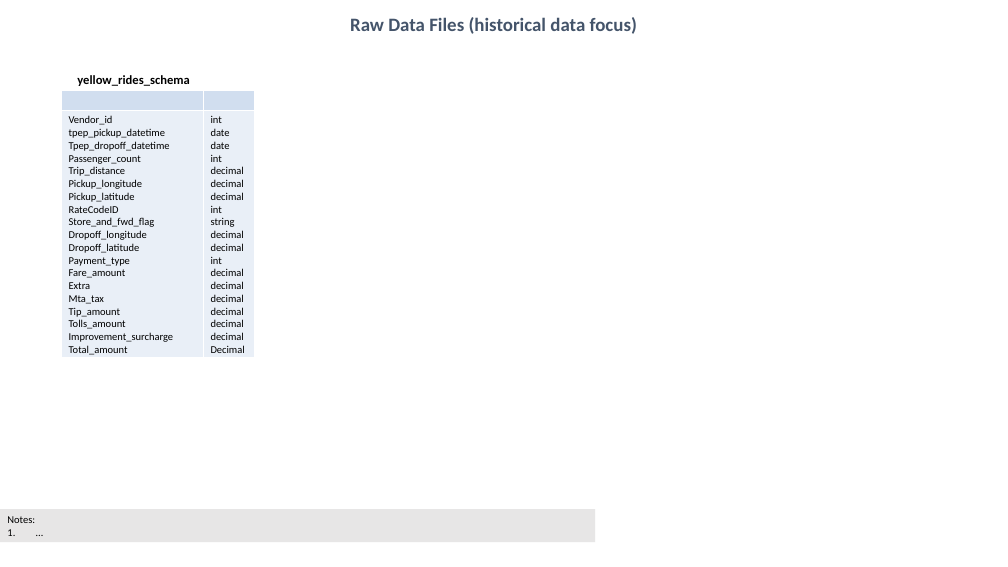
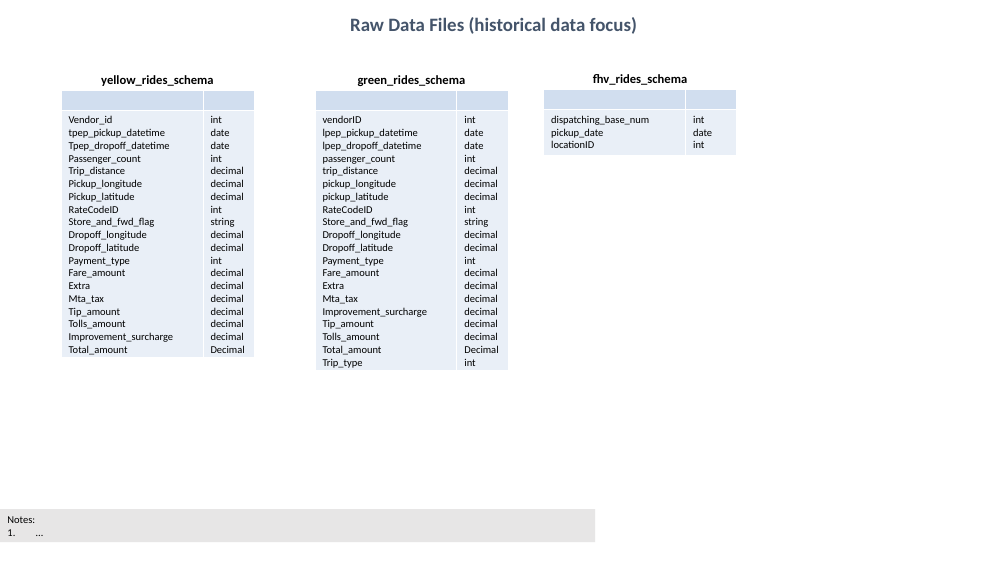
Before and after one commit to blakkan/CabStuff, a slide deck: slide 1 of Taxi-Weather-ERD-20161104.pptx. Drawn at 1008x567 pixels with LibreOffice and Linux fonts; fonts in the diff are those of the drawing. Boxes give left, top, right and bottom in pixels: in the first picture for what was removed or moved away, otherwise in the second. Text is boxed around its words. In the diff, an @@ line names an element or a change of style, - is before the commit and + after.

Commit message:
updates to erd

```diff
--- a/Taxi-Weather-ERD-20161104.pptx
+++ b/Taxi-Weather-ERD-20161104.pptx
@@ text "yellow_rides_schema": place and size @@
-text "yellow_rides_schema" at <box>77,75,189,86</box>
+text "yellow_rides_schema" at <box>101,75,213,86</box>
@@ text added at <box>358,75,466,86</box>, 12 pt, text #000000, bold @@
+green_rides_schema
@@ table added at <box>544,89,737,155</box>, 2 rows, 2 columns @@
+ | 
+dispatching_base_num pickup_date / locationID | int / date / int
@@ text added at <box>593,74,687,85</box>, 12 pt, text #000000, bold @@
+fhv_rides_schema
@@ table added at <box>315,90,509,372</box>, 2 rows, 2 columns @@
+ | 
+vendorID / lpep_pickup_datetime / lpep_dropoff_datetime / passenger_count / trip_distance / pickup_longitude / pickup_latitude / RateCodeID / Store_and_fwd_flag / Dropoff_longitude / Dropoff_latitude / Payment_type / Fare_amount / Extra / Mta_tax / Improvement_surcharge / Tip_amount / Tolls_amount / Total_amount / Trip_type | int / date / date / int / decimal / decimal / decimal / int / string / decimal / decimal / int / decimal / decimal / decimal / decimal / decimal / decimal / Decimal / int
```
